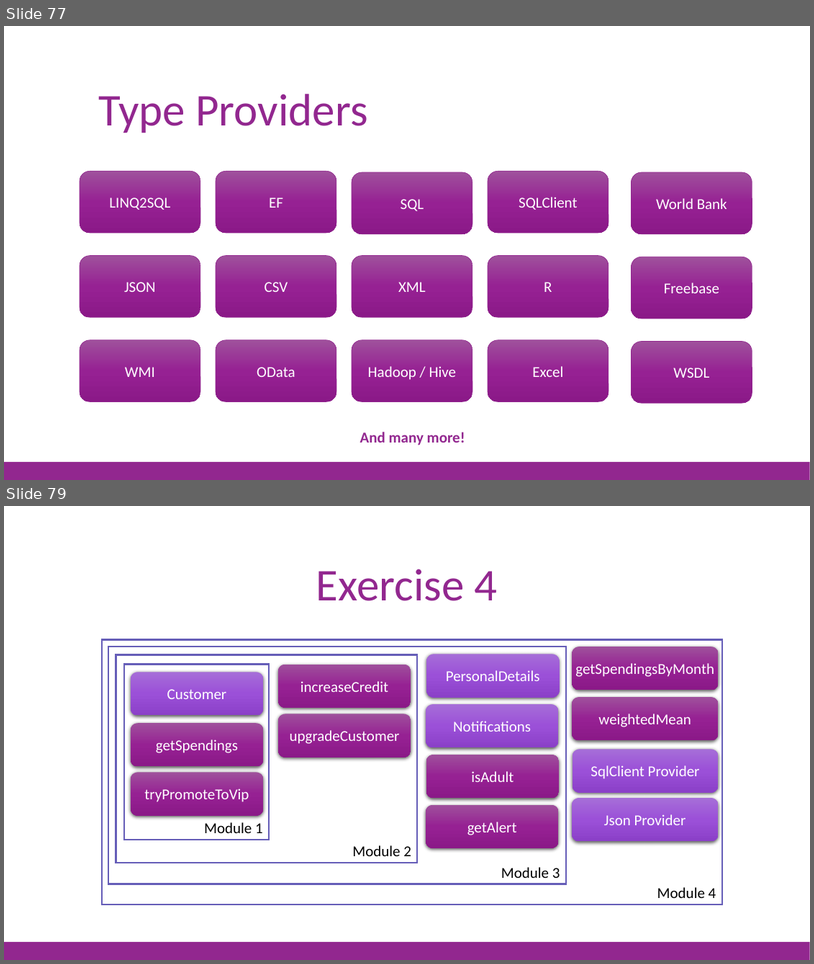
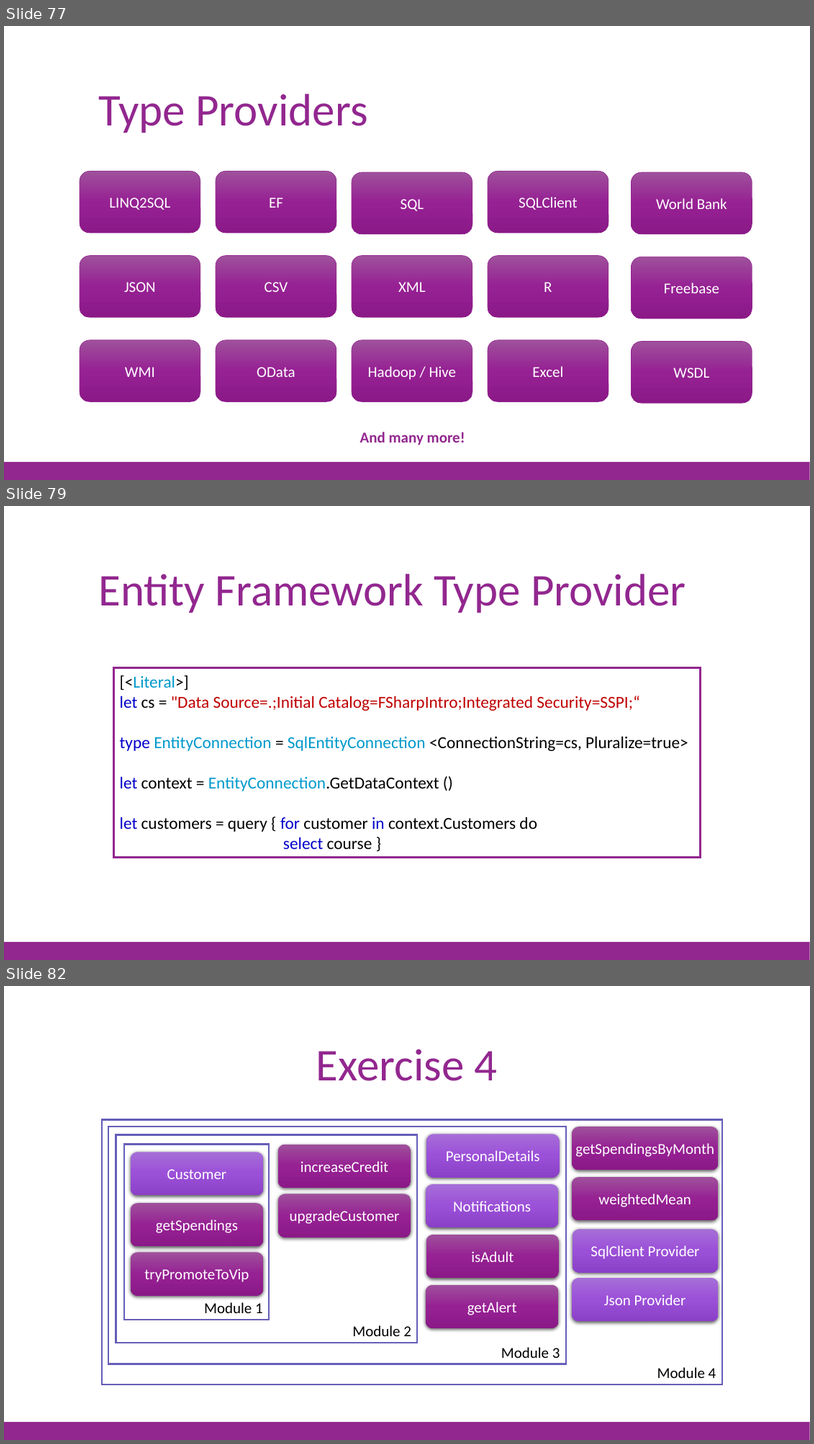
Before and after one commit to jorgef/fsharpworkshop, a slide deck: FSharpWorkshop_Slides.pptx. Shown one above the other, each under a label of ours: slides 77 and 79 before the commit, slides 77, 79 and 82 after it; the slides between them are not shown. The pictures are 814x964 and 814x1444 pixels, drawn with LibreOffice and Linux fonts; fonts in the diff are those of the drawing. Boxes give left, top, right and bottom in pixels: in the first picture for what was removed or moved away, otherwise in the second. Text is boxed around its words. In the diff, an @@ line names an element or a change of style, - is before the commit and + after.

```diff
--- a/FSharpWorkshop_Slides.pptx
+++ b/FSharpWorkshop_Slides.pptx
@@ slide 79 added at bbox=[4, 506, 810, 960], background #FFFFFF; not listed: 1 template element that a slide beside it also shows @@
@@ title added at bbox=[99, 574, 687, 613], 54 pt, text #92278F @@
+Entity Framework Type Provider
@@ rectangle added at bbox=[113, 667, 700, 857], fill #FFFFFF, outline #92278F 2 pt, 20 pt, text #000000 @@
+[<Literal>]
+let cs = "Data Source=.;Initial Catalog=FSharpIntro;Integrated Security=SSPI;“
+type EntityConnection = SqlEntityConnection <ConnectionString=cs, Pluralize=true>
+let context = EntityConnection.GetDataContext ()
+let customers = query { for customer in context.Customers do
+select course }
@@ what was slide 79 is now slide 82 @@
```
Also in this commit, not shown: 9 slides changed, 3 other slides added, 1 other file.
